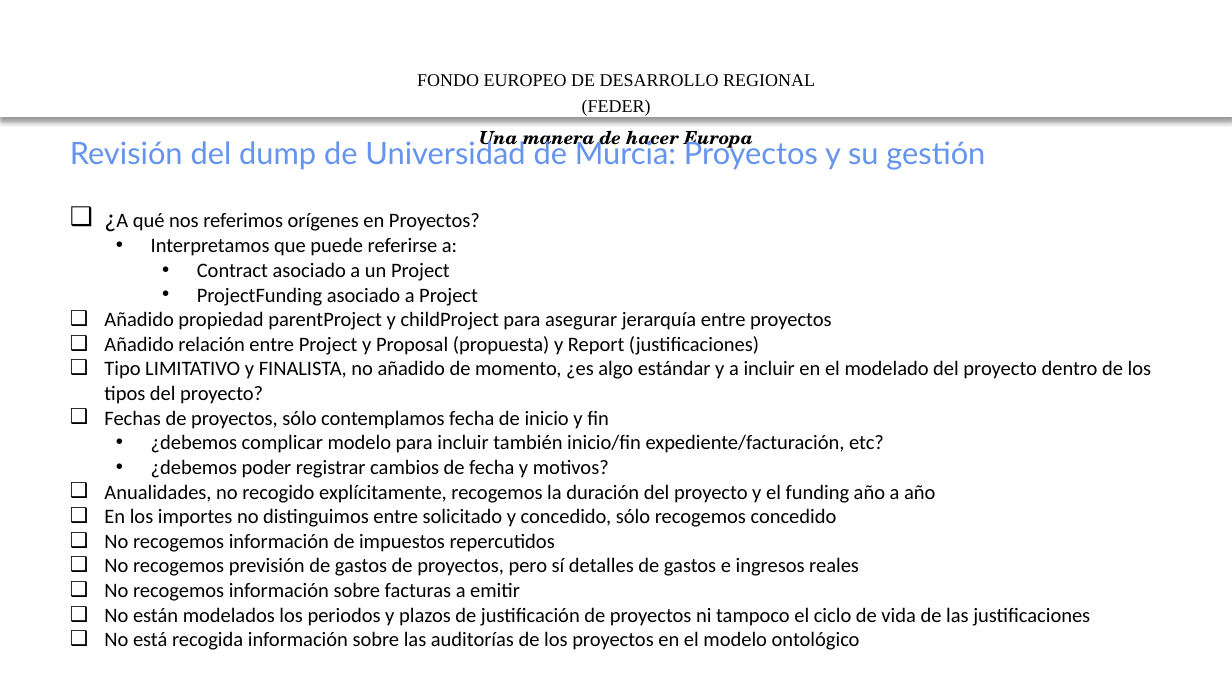
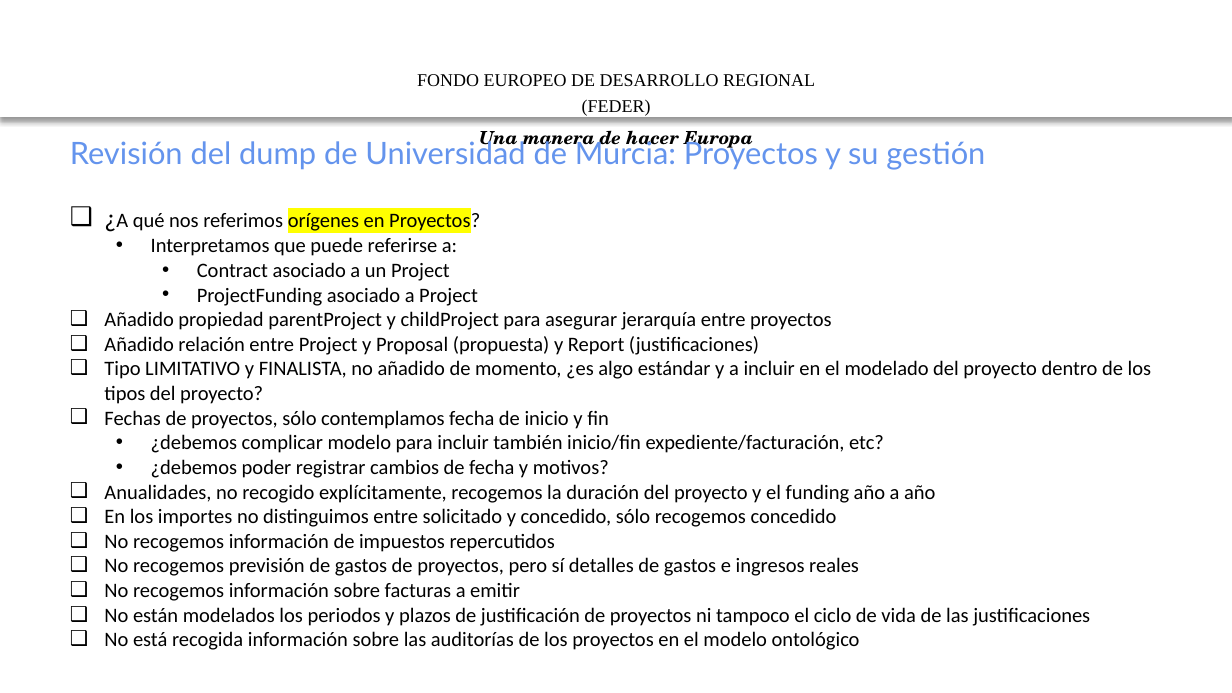
Before and after one commit to mpuerta004/GnossDeustoOnto, a slide deck: slide 13 of 20200109 HERCULES ASIO -ROH-Validación.pptx. Drawn at 1232x693 pixels with LibreOffice and Linux fonts; fonts in the diff are those of the drawing; background and template pictures are left out. Boxes give left, top, right and bottom in pixels: in the first picture for what was removed or moved away, otherwise in the second. Text is boxed around its words. In the diff, an @@ line names an element or a change of style, - is before the commit and + after.

```diff
--- a/20200109 HERCULES ASIO -ROH-Validación.pptx
+++ b/20200109 HERCULES ASIO -ROH-Validación.pptx
@@ text at [116,210,480,233]: highlight none to #FFFF00 in "orígenes en Proyectos?" @@
```
Also in this commit, not shown: 2 other slides changed, 5 other files.
